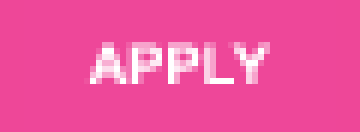
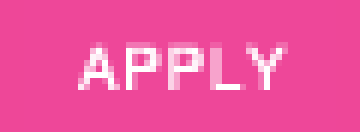
Layered file, before and after one edit (360px x 132px). Changes by layer:
painted on "APPLY" over (78, 42, 288, 90)
